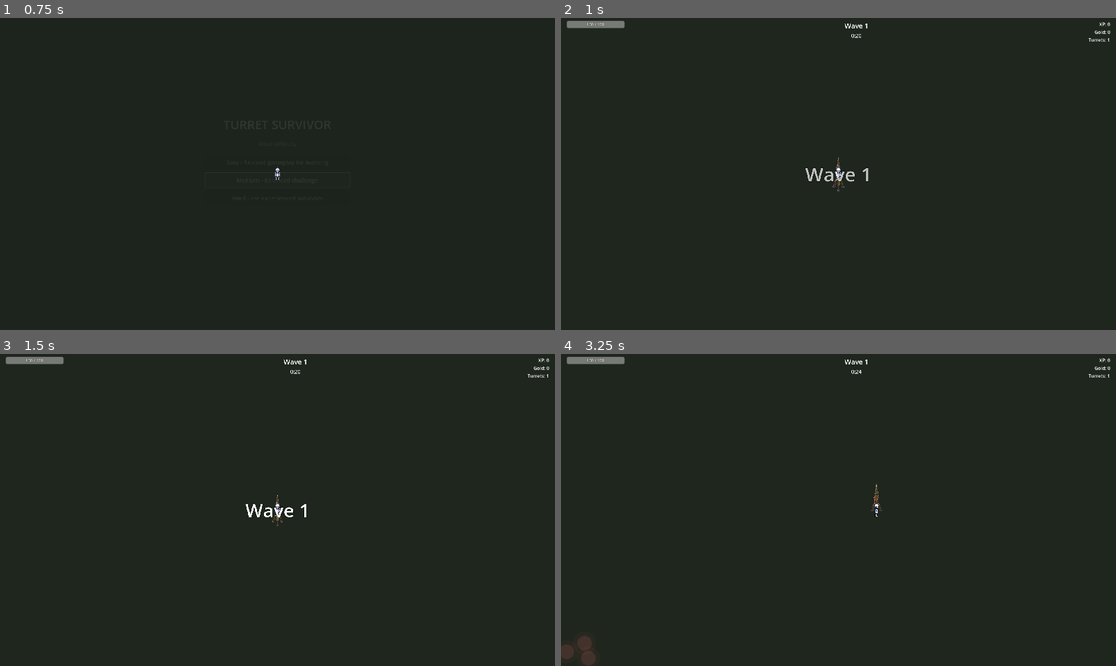
Above: before the commit, frames 1-4 (two rows, left to right).
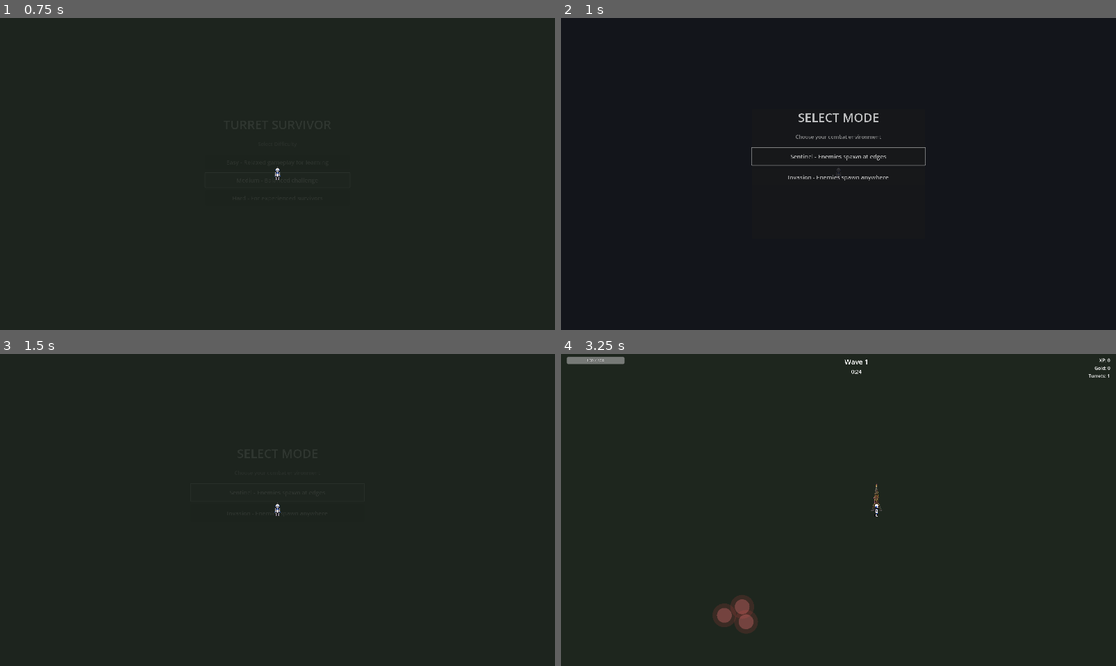
Above: after the commit, the same moments.

Repository: arebolledo2/turret-game
Game: Godot game, scene res://scenes/main.tscn
Two runs of this game, one before a commit and one after it. Both use one fixed random seed, a clock stepped at 60 frames per second and the inputs below.
Inputs (mouse positions are in pixels of both pictures, inside the frame that each line leads up to):
- Up to frame 1 (0.75 s): click "Medium - Balanced challenge" at 0.5 s
- Up to frame 2 (1 s): no input
- Up to frame 3 (1.5 s): click (277, 491) at 1.25 s, where only the run after the commit has a clickable "Sentinel - Enemies spawn at e…"
- Up to frame 4 (3.25 s): tap Enter at 2 s; move the mouse to (960, 494) at 2.02 s; hold D (move_right) 2.03-2.75 s; tap F (pickup_turret) at 2.1 s; click (960, 494) at 2.17 s; drag from (727, 525) to (877, 510) at 2.77 s

Frame 1 is identical in both runs. In frame 2, 1.2% of the frame differs, in the area x 1-99%, y 0-56%; in frame 3, 0.6%; in frame 4, 1.0%.

Commit message:
🎮 Add game mode selection feature with UI and logic integration

Diff:
--- a/project.godot
+++ b/project.godot
@@ -20,6 +20,7 @@
 Events="*res://scripts/autoload/events.gd"
 ModifierService="*res://scripts/autoload/modifier_service.gd"
 DifficultyService="*res://scripts/autoload/difficulty_service.gd"
+GameModeService="*res://scripts/autoload/game_mode_service.gd"
 GameStateService="*res://scripts/autoload/game_state_service.gd"
 EconomyService="*res://scripts/autoload/economy_service.gd"
 PlayerStatsService="*res://scripts/autoload/player_stats_service.gd"
--- a/scenes/ui/hud.tscn
+++ b/scenes/ui/hud.tscn
@@ -720,10 +720,76 @@
 theme_override_font_sizes/font_size = 18
 text = "Back"
 
+[node name="GameModeSelect" type="Control" parent="."]
+visible = false
+anchors_preset = 15
+anchor_right = 1.0
+anchor_bottom = 1.0
+grow_horizontal = 2
+grow_vertical = 2
+
+[node name="ColorRect" type="ColorRect" parent="GameModeSelect"]
+layout_mode = 1
+anchors_preset = 15
+anchor_right = 1.0
+anchor_bottom = 1.0
+grow_horizontal = 2
+grow_vertical = 2
+color = Color(0.05, 0.05, 0.1, 0.9)
+
+[node name="Panel" type="PanelContainer" parent="GameModeSelect"]
+layout_mode = 1
+anchors_preset = 8
+anchor_left = 0.5
+anchor_top = 0.5
+anchor_right = 0.5
+anchor_bottom = 0.5
+offset_left = -300.0
+offset_top = -225.0
+offset_right = 300.0
+offset_bottom = 225.0
+grow_horizontal = 2
+grow_vertical = 2
+
+[node name="VBoxContainer" type="VBoxContainer" parent="GameModeSelect/Panel"]
+layout_mode = 2
+theme_override_constants/separation = 25
+
+[node name="Title" type="Label" parent="GameModeSelect/Panel/VBoxContainer"]
+layout_mode = 2
+theme_override_font_sizes/font_size = 42
+text = "SELECT MODE"
+horizontal_alignment = 1
+
+[node name="Subtitle" type="Label" parent="GameModeSelect/Panel/VBoxContainer"]
+layout_mode = 2
+theme_override_font_sizes/font_size = 18
+theme_override_colors/font_color = Color(0.7, 0.7, 0.7, 1)
+text = "Choose your combat environment"
+horizontal_alignment = 1
+
+[node name="ButtonContainer" type="VBoxContainer" parent="GameModeSelect/Panel/VBoxContainer"]
+layout_mode = 2
+theme_override_constants/separation = 12
+
+[node name="SentinelButton" type="Button" parent="GameModeSelect/Panel/VBoxContainer/ButtonContainer"]
+custom_minimum_size = Vector2(0, 60)
+layout_mode = 2
+theme_override_font_sizes/font_size = 20
+text = "Sentinel - Enemies spawn at edges"
+
+[node name="InvasionButton" type="Button" parent="GameModeSelect/Panel/VBoxContainer/ButtonContainer"]
+custom_minimum_size = Vector2(0, 60)
+layout_mode = 2
+theme_override_font_sizes/font_size = 20
+text = "Invasion - Enemies spawn anywhere"
+
 [connection signal="pressed" from="GameOverScreen/Panel/VBoxContainer/RestartButton" to="." method="_on_restart_pressed"]
 [connection signal="pressed" from="DifficultySelect/Panel/VBoxContainer/ButtonContainer/EasyButton" to="." method="_on_easy_pressed"]
 [connection signal="pressed" from="DifficultySelect/Panel/VBoxContainer/ButtonContainer/MediumButton" to="." method="_on_medium_pressed"]
 [connection signal="pressed" from="DifficultySelect/Panel/VBoxContainer/ButtonContainer/HardButton" to="." method="_on_hard_pressed"]
+[connection signal="pressed" from="GameModeSelect/Panel/VBoxContainer/ButtonContainer/SentinelButton" to="." method="_on_sentinel_pressed"]
+[connection signal="pressed" from="GameModeSelect/Panel/VBoxContainer/ButtonContainer/InvasionButton" to="." method="_on_invasion_pressed"]
 [connection signal="pressed" from="PauseMenu/MainPanel/MainVBox/TopSection/LeftPanel/ResumeButton" to="." method="_on_resume_pressed"]
 [connection signal="pressed" from="PauseMenu/MainPanel/MainVBox/TopSection/LeftPanel/SettingsButton" to="." method="_on_settings_pressed"]
 [connection signal="pressed" from="PauseMenu/MainPanel/MainVBox/TopSection/LeftPanel/QuitButton" to="." method="_on_quit_pressed"]
--- a/scripts/autoload/events.gd
+++ b/scripts/autoload/events.gd
@@ -66,6 +66,8 @@
 signal hide_wave_announcement()
 signal show_difficulty_select()
 signal difficulty_selected(difficulty: int)
+signal show_game_mode_select()
+signal game_mode_selected(game_mode: int)
 signal update_hud()
 
 # Player Progression Events
--- /dev/null
+++ b/scripts/autoload/game_mode_service.gd
@@ -0,0 +1,71 @@
+extends Node
+
+## Service for managing active game modes and their logic
+
+# Currently active modes: { group_id: mode_id }
+var active_modes: Dictionary = {}
+
+func _ready() -> void:
+	# Initialize default modes
+	_initialize_defaults()
+
+func _initialize_defaults() -> void:
+	# For each group in registry, set the default mode
+	# For now we only have one group: spawn_location
+	var spawn_mode = GameModeRegistry.get_default_mode_for_group("spawn_location")
+	if spawn_mode != -1:
+		active_modes["spawn_location"] = spawn_mode
+
+func set_mode(mode_id: GameEnums.GameMode) -> void:
+	var config = GameModeRegistry.get_mode_config(mode_id)
+	if config.is_empty():
+		return
+
+	var group = config.get("group")
+	active_modes[group] = mode_id
+
+	print("Game Mode Set: ", config.get("name"), " (Group: ", group, ")")
+
+func is_mode_active(mode_id: GameEnums.GameMode) -> bool:
+	for group in active_modes:
+		if active_modes[group] == mode_id:
+			return true
+	return false
+
+func reset_state() -> void:
+	active_modes.clear()
+	_initialize_defaults()
+
+# =============================================================================
+# GAME MODE LOGIC HOOKS
+# =============================================================================
+
+func get_random_spawn_position(spawn_zones: Array[Rect2]) -> Vector2:
+	"""
+	Calculates a random spawn position based on the active spawn_location mode.
+	"""
+	var mode = active_modes.get("spawn_location", GameEnums.GameMode.SENTINEL)
+
+	match mode:
+		GameEnums.GameMode.SENTINEL:
+			# Original behavior: pick from edge zones
+			if spawn_zones.is_empty():
+				return Vector2.ZERO
+			var zone := spawn_zones[randi() % spawn_zones.size()]
+			return Vector2(
+				zone.position.x + randf() * zone.size.x,
+				zone.position.y + randf() * zone.size.y
+			)
+
+		GameEnums.GameMode.INVASION:
+			# New behavior: pick anywhere in the arena
+			var half_width := GameConstants.ARENA_WIDTH / 2.0
+			var half_height := GameConstants.ARENA_HEIGHT / 2.0
+			var inset := 40.0 # Keep slightly away from the absolute walls
+
+			return Vector2(
+				randf_range(-half_width + inset, half_width - inset),
+				randf_range(-half_height + inset, half_height - inset)
+			)
+
+	return Vector2.ZERO
--- a/scripts/autoload/globals.gd
+++ b/scripts/autoload/globals.gd
@@ -44,6 +44,7 @@
 var _turret_stats_service: TurretStatsService = null
 var _item_tracking_service: ItemTrackingService = null
 var _modifier_service: ModifierService = null
+var _game_mode_service: Node = null
 
 # Scene manager references (lazy loaded on first access)
 var _shop_manager: Node = null
@@ -85,6 +86,11 @@
 	if _modifier_service == null:
 		_modifier_service = get_node("/root/ModifierService")
 	return _modifier_service
+
+func _get_game_mode_service() -> Node:
+	if _game_mode_service == null:
+		_game_mode_service = get_node("/root/GameModeService")
+	return _game_mode_service
 
 # Lazy getters for scene managers
 func _get_shop_manager() -> Node:
@@ -540,6 +546,18 @@
 	(_get_modifier_service()).clear_modifiers()
 
 # =============================================================================
+# GAME MODE SERVICE FORWARDS
+# =============================================================================
+var game_mode_service: Node:
+	get: return _get_game_mode_service()
+
+func set_game_mode(mode: GameEnums.GameMode) -> void:
+	(_get_game_mode_service()).set_mode(mode)
+
+func is_game_mode_active(mode: GameEnums.GameMode) -> bool:
+	return (_get_game_mode_service()).is_mode_active(mode)
+
+# =============================================================================
 # ENEMY HELPERS (delegate to EnemyRegistry)
 # =============================================================================
 func get_enemy_type_stats(enemy_type: String) -> Dictionary:
@@ -615,3 +633,4 @@
 	(_get_turret_stats_service()).reset_state()
 	(_get_item_tracking_service()).reset_state()
 	(_get_modifier_service()).clear_modifiers()
+	(_get_game_mode_service()).reset_state()
--- a/scripts/data/game_enums.gd
+++ b/scripts/data/game_enums.gd
@@ -20,3 +20,9 @@
 
 # Collision hitbox types
 enum HitboxType { PHYSICS, PLAYER_HURTBOX, ENEMY_HURTBOX, PLAYER_ATTACK }
+
+# Game Mode IDs
+enum GameMode {
+	SENTINEL, # Near edges
+	INVASION, # Anywhere
+}
--- a/scripts/enemy_spawner.gd
+++ b/scripts/enemy_spawner.gd
@@ -140,12 +140,8 @@
 		enemies_spawned_by_type[enemy_type] = enemies_spawned_by_type.get(enemy_type, 0) + 1
 
 func _get_random_spawn_position() -> Vector2:
-	"""Get a random spawn position from a random zone."""
-	var zone := spawn_zones[randi() % spawn_zones.size()]
-	return Vector2(
-		zone.position.x + randf() * zone.size.x,
-		zone.position.y + randf() * zone.size.y
-	)
+	"""Get a random spawn position from the game mode service."""
+	return Globals.game_mode_service.get_random_spawn_position(spawn_zones)
 
 func _queue_spawn_with_alert(enemy_type: String) -> void:
 	"""Queue an enemy spawn with a visual alert indicator at a random position."""
--- a/scripts/game_manager.gd
+++ b/scripts/game_manager.gd
@@ -1,6 +1,6 @@
 extends Node
 
-enum GameState { IDLE, DIFFICULTY_SELECT, SHOP, WAVE_ANNOUNCEMENT, COMBAT, WAVE_END, VICTORY, GAME_OVER }
+enum GameState { IDLE, DIFFICULTY_SELECT, GAME_MODE_SELECT, SHOP, WAVE_ANNOUNCEMENT, COMBAT, WAVE_END, VICTORY, GAME_OVER }
 
 var current_state = GameState.IDLE
 var wave_timer: float = 0.0
@@ -20,6 +20,7 @@
 	# Connect to player death
 	Events.player_died.connect(_on_player_died)
 	Events.difficulty_selected.connect(_on_difficulty_selected)
+	Events.game_mode_selected.connect(_on_game_mode_selected)
 
 	# Show difficulty selection
 	call_deferred("show_difficulty_select")
@@ -30,6 +31,14 @@
 
 func _on_difficulty_selected(difficulty: int) -> void:
 	Globals.set_difficulty(difficulty as GameEnums.Difficulty)
+	show_game_mode_select()
+
+func show_game_mode_select() -> void:
+	current_state = GameState.GAME_MODE_SELECT
+	Events.show_game_mode_select.emit()
+
+func _on_game_mode_selected(game_mode: int) -> void:
+	Globals.set_game_mode(game_mode as GameEnums.GameMode)
 	start_game()
 
 func start_game() -> void:
--- a/scripts/hud.gd
+++ b/scripts/hud.gd
@@ -10,6 +10,7 @@
 const DifficultySelectScript = preload("res://scripts/ui/difficulty_select.gd")
 const PauseMenuScript = preload("res://scripts/ui/pause_menu.gd")
 const SettingsMenuScript = preload("res://scripts/ui/settings_menu.gd")
+const GameModeSelectScript = preload("res://scripts/ui/game_mode_select.gd")
 
 # Node references
 @onready var health_bar: ProgressBar = $MarginContainer/VBoxContainer/TopRow/HealthBar
@@ -25,6 +26,7 @@
 @onready var game_over_title: Label = $GameOverScreen/Panel/VBoxContainer/Title
 @onready var stats_label: Label = $GameOverScreen/Panel/VBoxContainer/StatsLabel
 @onready var difficulty_screen: Control = $DifficultySelect
+@onready var game_mode_screen: Control = $GameModeSelect
 @onready var hud_container: MarginContainer = $MarginContainer
 @onready var pause_menu: Control = $PauseMenu
 @onready var settings_menu: Control = $SettingsMenu
@@ -35,6 +37,8 @@
 @onready var player_attack_check: CheckButton = $SettingsMenu/Panel/VBoxContainer/SettingsContainer/PlayerAttack/PlayerAttackCheck
 @onready var settings_back_button: Button = $SettingsMenu/Panel/VBoxContainer/BackButton
 @onready var easy_button: Button = $DifficultySelect/Panel/VBoxContainer/ButtonContainer/EasyButton
+@onready var sentinel_button: Button = $GameModeSelect/Panel/VBoxContainer/ButtonContainer/SentinelButton
+@onready var invasion_button: Button = $GameModeSelect/Panel/VBoxContainer/ButtonContainer/InvasionButton
 @onready var restart_button: Button = $GameOverScreen/Panel/VBoxContainer/RestartButton
 
 # Pause Menu References
@@ -66,6 +70,7 @@
 var _wave_announcement
 var _game_over
 var _difficulty_select
+var _game_mode_select
 var _pause_menu
 var _settings_menu
 
@@ -108,6 +113,7 @@
 		"settings_menu": settings_menu,
 		"game_over_screen": game_over_screen,
 		"difficulty_screen": difficulty_screen,
+		"game_mode_screen": game_mode_screen,
 	})
 
 	# Initialize UI components
@@ -125,6 +131,7 @@
 	Events.hide_wave_announcement.connect(_on_hide_wave_announcement)
 	Events.game_over.connect(_on_game_over)
 	Events.show_difficulty_select.connect(_on_show_difficulty_select)
+	Events.show_game_mode_select.connect(_on_show_game_mode_select)
 	Events.game_started.connect(_on_game_started)
 	Events.damage_dealt.connect(_on_damage_dealt)
 
@@ -172,6 +179,14 @@
 		"container": difficulty_screen,
 		"panel": $DifficultySelect/Panel,
 		"easy_button": easy_button,
+	}, self)
+
+	_game_mode_select = GameModeSelectScript.new()
+	_game_mode_select.setup({
+		"container": game_mode_screen,
+		"panel": $GameModeSelect/Panel,
+		"sentinel_button": sentinel_button,
+		"invasion_button": invasion_button,
 	}, self)
 
 	# Pause menu component
@@ -293,6 +308,21 @@
 
 
 # =============================================================================
+# GAME MODE SELECTION
+# =============================================================================
+func _on_show_game_mode_select() -> void:
+	_game_mode_select.show()
+
+
+func _on_sentinel_pressed() -> void:
+	_game_mode_select.hide_and_emit(GameEnums.GameMode.SENTINEL)
+
+
+func _on_invasion_pressed() -> void:
+	_game_mode_select.hide_and_emit(GameEnums.GameMode.INVASION)
+
+
+# =============================================================================
 # PAUSE MENU
 # =============================================================================
 func toggle_pause() -> void:
--- /dev/null
+++ b/scripts/registries/game_mode_registry.gd
@@ -0,0 +1,35 @@
+class_name GameModeRegistry
+extends RefCounted
+
+## Definitions for all game modes
+
+const MODES = {
+	GameEnums.GameMode.SENTINEL: {
+		"name": "Sentinel",
+		"description": "Enemies spawn near the arena edges.",
+		"group": "spawn_location",
+		"is_default": true
+	},
+	GameEnums.GameMode.INVASION: {
+		"name": "Invasion",
+		"description": "Enemies can spawn anywhere in the arena.",
+		"group": "spawn_location"
+	}
+}
+
+static func get_mode_config(mode: GameEnums.GameMode) -> Dictionary:
+	return MODES.get(mode, {})
+
+static func get_modes_in_group(group: String) -> Array:
+	var result = []
+	for mode_id in MODES:
+		if MODES[mode_id].get("group") == group:
+			result.append(mode_id)
+	return result
+
+static func get_default_mode_for_group(group: String) -> int:
+	for mode_id in MODES:
+		var config = MODES[mode_id]
+		if config.get("group") == group and config.get("is_default", false):
+			return mode_id
+	return -1
--- /dev/null
+++ b/scripts/ui/game_mode_select.gd
@@ -0,0 +1,51 @@
+class_name GameModeSelectUI
+extends ScalableUIPanel
+
+## Handles game mode selection screen
+
+var sentinel_button: Button
+var invasion_button: Button
+
+# Base values at 1080p
+const BASE_PANEL_WIDTH: float = 600.0
+const BASE_PANEL_HEIGHT: float = 450.0
+const BASE_BUTTON_HEIGHT: float = 60.0
+
+
+func setup(nodes: Dictionary, owner: Node) -> void:
+	sentinel_button = nodes.get("sentinel_button")
+	invasion_button = nodes.get("invasion_button")
+
+	# Set base size
+	base_panel_size = Vector2(BASE_PANEL_WIDTH, BASE_PANEL_HEIGHT)
+
+	# Call parent setup
+	super.setup(nodes, owner)
+
+
+func _scale_fonts(scale: float) -> void:
+	# Scale button heights if needed
+	if sentinel_button:
+		sentinel_button.custom_minimum_size.y = UIScaler.scale(BASE_BUTTON_HEIGHT)
+	if invasion_button:
+		invasion_button.custom_minimum_size.y = UIScaler.scale(BASE_BUTTON_HEIGHT)
+
+
+func show() -> void:
+	if container:
+		container.visible = true
+		container.modulate.a = 0.0
+		var tween = _owner.create_tween()
+		tween.tween_property(container, "modulate:a", 1.0, 0.3)
+		if sentinel_button:
+			sentinel_button.grab_focus()
+
+
+func hide_and_emit(mode: GameEnums.GameMode) -> void:
+	if container:
+		var tween = _owner.create_tween()
+		tween.tween_property(container, "modulate:a", 0.0, 0.2)
+		tween.tween_callback(func():
+			container.visible = false
+			Events.game_mode_selected.emit(mode)
+		)
--- a/scripts/ui/hud/hud_menu_manager.gd
+++ b/scripts/ui/hud/hud_menu_manager.gd
@@ -8,6 +8,7 @@
 var settings_menu: Control
 var game_over_screen: Control
 var difficulty_screen: Control
+var game_mode_screen: Control
 var is_paused: bool = false
 
 signal pause_toggled(paused: bool)
@@ -17,6 +18,7 @@
 	settings_menu = nodes.get("settings_menu")
 	game_over_screen = nodes.get("game_over_screen")
 	difficulty_screen = nodes.get("difficulty_screen")
+	game_mode_screen = nodes.get("game_mode_screen")
 
 func toggle_pause() -> void:
 	if is_paused:
@@ -66,3 +68,7 @@
 func show_difficulty_select() -> void:
 	if difficulty_screen:
 		difficulty_screen.visible = true
+
+func show_game_mode_select() -> void:
+	if game_mode_screen:
+		game_mode_screen.visible = true
--- a/tests/integration/test_game_manager.gd
+++ b/tests/integration/test_game_manager.gd
@@ -47,7 +47,7 @@
 # DIFFICULTY SELECTION TESTS
 # =============================================================================
 
-func test_difficulty_selection_starts_game():
+func test_difficulty_selection_shows_game_mode():
 	watch_signals(Events)
 
 	Events.difficulty_selected.emit(GameEnums.Difficulty.MEDIUM)
@@ -55,18 +55,28 @@
 
 	assert_eq(Globals.current_difficulty, GameEnums.Difficulty.MEDIUM,
 		"Difficulty should be set to MEDIUM")
-	assert_signal_emitted(Events, "game_started", "Should emit game_started signal")
-
-
-func test_difficulty_selection_activates_game():
-	Events.difficulty_selected.emit(GameEnums.Difficulty.EASY)
-	await get_tree().process_frame
-
-	assert_true(Globals.is_game_active, "Game should be active after difficulty selected")
+	assert_signal_emitted(Events, "show_game_mode_select", "Should emit show_game_mode_select signal after difficulty")
+	assert_eq(game_manager.current_state, game_manager.GameState.GAME_MODE_SELECT,
+		"Game should be in GAME_MODE_SELECT state after difficulty")
+
+
+func test_game_mode_selection_starts_game():
+	watch_signals(Events)
+
+	Events.difficulty_selected.emit(GameEnums.Difficulty.MEDIUM)
+	await get_tree().process_frame
+
+	Events.game_mode_selected.emit(GameEnums.GameMode.SENTINEL)
+	await get_tree().process_frame
+
+	assert_signal_emitted(Events, "game_started", "Should emit game_started signal after game mode selected")
+	assert_true(Globals.is_game_active, "Game should be active after game mode selected")
 
 
 func test_wave_starts_at_1_after_selection():
 	Events.difficulty_selected.emit(GameEnums.Difficulty.EASY)
+	await get_tree().process_frame
+	Events.game_mode_selected.emit(GameEnums.GameMode.SENTINEL)
 	await get_tree().process_frame
 
 	# Wave now starts at 1 immediately (skips initial shop phase in Shop V2)
@@ -77,19 +87,23 @@
 # SHOP PHASE TESTS (Shop V2: Shop only appears AFTER wave 1)
 # =============================================================================
 
-func test_game_enters_wave_announcement_after_difficulty():
-	Events.difficulty_selected.emit(GameEnums.Difficulty.EASY)
+func test_game_enters_wave_announcement_after_mode_select():
+	Events.difficulty_selected.emit(GameEnums.Difficulty.EASY)
+	await get_tree().process_frame
+	Events.game_mode_selected.emit(GameEnums.GameMode.SENTINEL)
 	await get_tree().process_frame
 
 	# Shop V2: Skip initial shop, go directly to wave announcement
 	assert_eq(game_manager.current_state, game_manager.GameState.WAVE_ANNOUNCEMENT,
-		"Should enter WAVE_ANNOUNCEMENT after difficulty selected (Shop V2)")
+		"Should enter WAVE_ANNOUNCEMENT after game mode selected (Shop V2)")
 
 
 func test_wave_announcement_signal_emitted_on_start():
 	watch_signals(Events)
 
 	Events.difficulty_selected.emit(GameEnums.Difficulty.EASY)
+	await get_tree().process_frame
+	Events.game_mode_selected.emit(GameEnums.GameMode.SENTINEL)
 	await get_tree().process_frame
 
 	# Shop V2: Wave announcement emitted immediately after game starts
@@ -105,10 +119,12 @@
 	# For this test, we verify the shop -> wave announcement flow AFTER wave 1
 	Events.difficulty_selected.emit(GameEnums.Difficulty.EASY)
 	await get_tree().process_frame
+	Events.game_mode_selected.emit(GameEnums.GameMode.SENTINEL)
+	await get_tree().process_frame
 
 	# We should already be in WAVE_ANNOUNCEMENT (Shop V2 skips initial shop)
 	assert_eq(game_manager.current_state, game_manager.GameState.WAVE_ANNOUNCEMENT,
-		"Should be in WAVE_ANNOUNCEMENT after difficulty selected (Shop V2)")
+		"Should be in WAVE_ANNOUNCEMENT after game mode selected (Shop V2)")
 
 	# Can't test shop->wave_announcement flow here since shop only opens after waves
 	# This test now verifies the initial game start flow instead
@@ -118,6 +134,8 @@
 	watch_signals(Events)
 
 	Events.difficulty_selected.emit(GameEnums.Difficulty.EASY)
+	await get_tree().process_frame
+	Events.game_mode_selected.emit(GameEnums.GameMode.SENTINEL)
 	await get_tree().process_frame
 
 	# Shop V2: Wave announcement emitted immediately (no shop phase at start)
@@ -131,6 +149,8 @@
 
 func test_combat_starts_after_announcement():
 	Events.difficulty_selected.emit(GameEnums.Difficulty.EASY)
+	await get_tree().process_frame
+	Events.game_mode_selected.emit(GameEnums.GameMode.SENTINEL)
 	await get_tree().process_frame
 
 	# Close shop to proceed to wave announcement
@@ -155,6 +175,8 @@
 
 	Events.difficulty_selected.emit(GameEnums.Difficulty.EASY)
 	await get_tree().process_frame
+	Events.game_mode_selected.emit(GameEnums.GameMode.SENTINEL)
+	await get_tree().process_frame
 
 	# Close shop to proceed
 	game_manager.end_shop_phase()
@@ -180,6 +202,9 @@
 
 	Events.difficulty_selected.emit(GameEnums.Difficulty.EASY)
 	await get_tree().process_frame
+	Events.game_mode_selected.emit(GameEnums.GameMode.SENTINEL)
+	await get_tree().process_frame
+
 	Globals.is_game_active = true
 
 	Events.player_died.emit()
@@ -193,6 +218,8 @@
 func test_game_deactivates_on_player_death():
 	Events.difficulty_selected.emit(GameEnums.Difficulty.EASY)
 	await get_tree().process_frame
+	Events.game_mode_selected.emit(GameEnums.GameMode.SENTINEL)
+	await get_tree().process_frame
 
 	Events.player_died.emit()
 	await get_tree().process_frame
@@ -206,6 +233,8 @@
 
 func test_time_survived_increments():
 	Events.difficulty_selected.emit(GameEnums.Difficulty.EASY)
+	await get_tree().process_frame
+	Events.game_mode_selected.emit(GameEnums.GameMode.SENTINEL)
 	await get_tree().process_frame
 
 	# Close shop to start the game properly
Not shown, added: scripts/autoload/game_mode_service.gd.uid
Not shown, added: scripts/registries/game_mode_registry.gd.uid
Not shown, added: scripts/ui/game_mode_select.gd.uid
